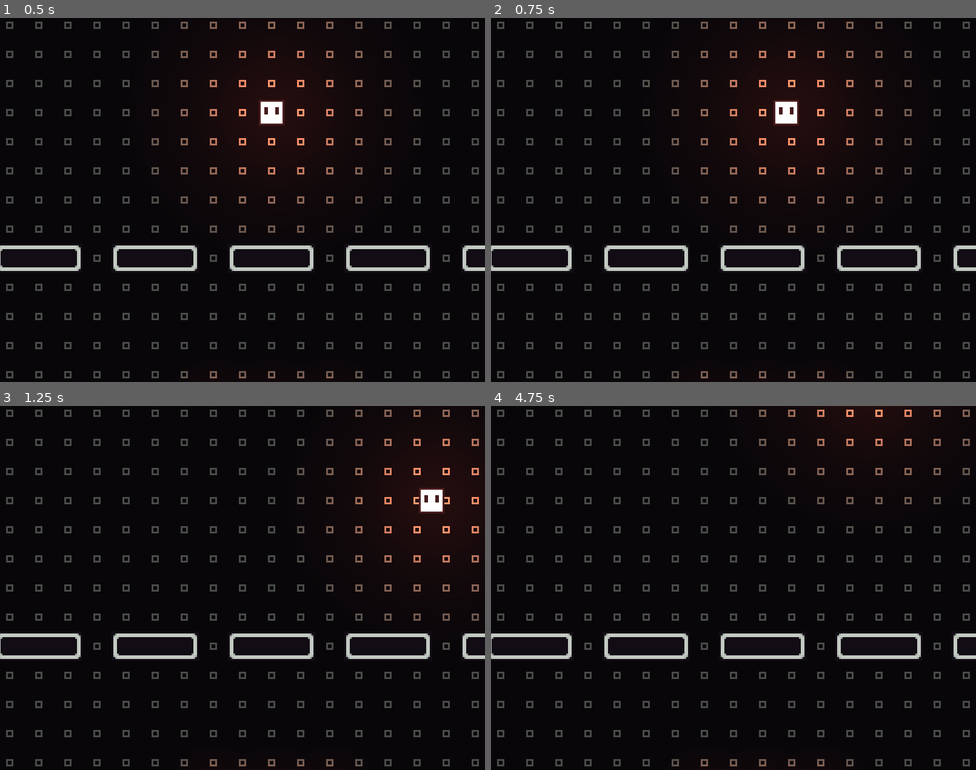
Above: before the commit, frames 1-4 (two rows, left to right).
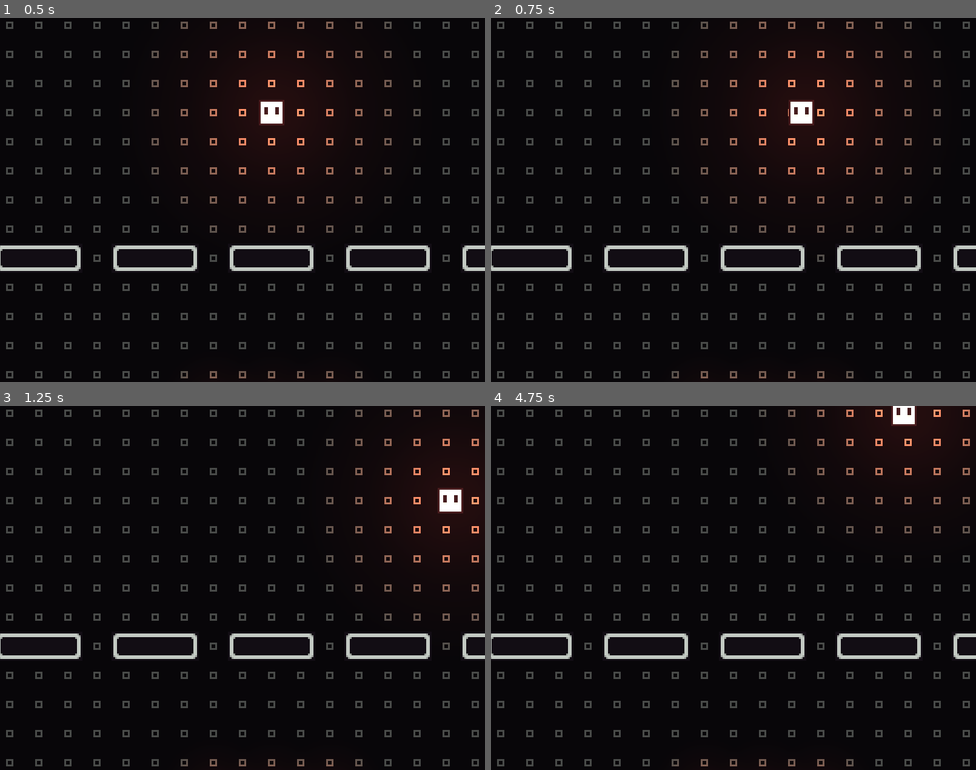
Above: after the commit, the same moments.

Repository: Tyler4Jacobson/JUNE26-GAME-JAM
Game: Godot game, scene res://scenes/game.tscn
Two runs of this game, one before a commit and one after it. Both use one fixed random seed, a clock stepped at 60 frames per second and the inputs below.
Inputs:
- Up to frame 1 (0.5 s): no input
- Up to frame 2 (0.75 s): tap Enter (ui_accept) at 0.5 s; hold Right (ui_right) from 0.53 s (still down)
- Up to frame 3 (1.25 s): keep holding Right (ui_right); tap Enter (ui_accept) at 0.77 s
- Up to frame 4 (4.75 s): release Right (ui_right) at 1.28 s; hold Down (ui_down) 1.28-2.03 s; tap Enter (ui_accept) at 1.52, 3.02, 3.5, 3.77, 4.52 s; hold Right (ui_right) 2.03-2.78 s; hold Up (ui_up) 2.78-3.53 s; hold Left (ui_left) from 3.53 s (still down)

Frame 1 is identical in both runs. In frame 2, 0.7% of the frame differs, in the area x 49-81%, y 17-35%; in frame 3, 0.8%; in frame 4, 0.8%, in the area x 55-99%, y 0-35%.

Commit message:
reset timer when not moving

Diff:
--- a/scripts/player.gd
+++ b/scripts/player.gd
@@ -40,7 +40,7 @@
 				timer -= interval
 				_move(movement_vector)
 		else:
-			timer -= base_interval
+			timer = base_interval
 
 func _move(dir: Vector2):
 	global_position += dir * tile_size
